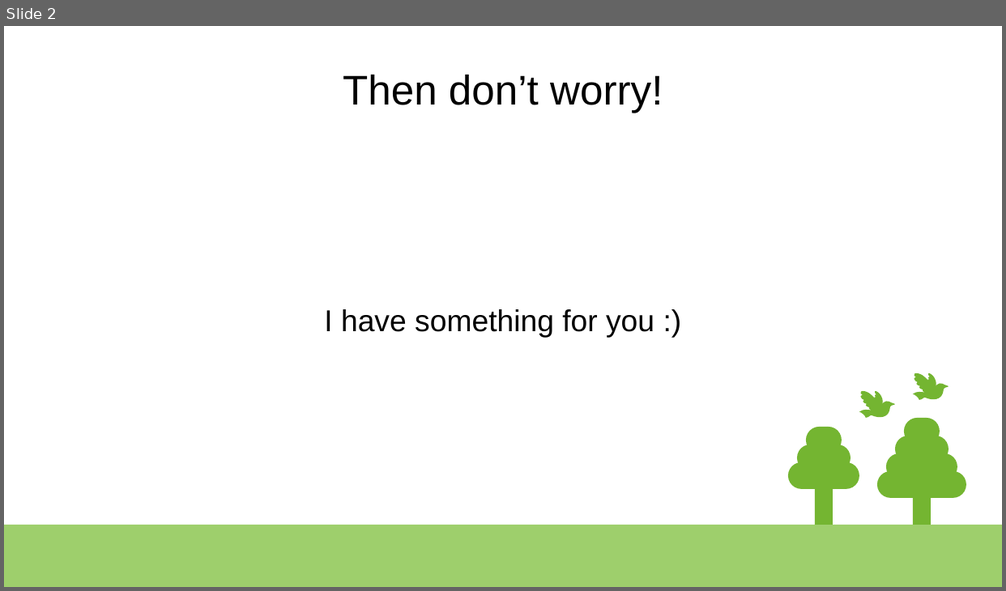
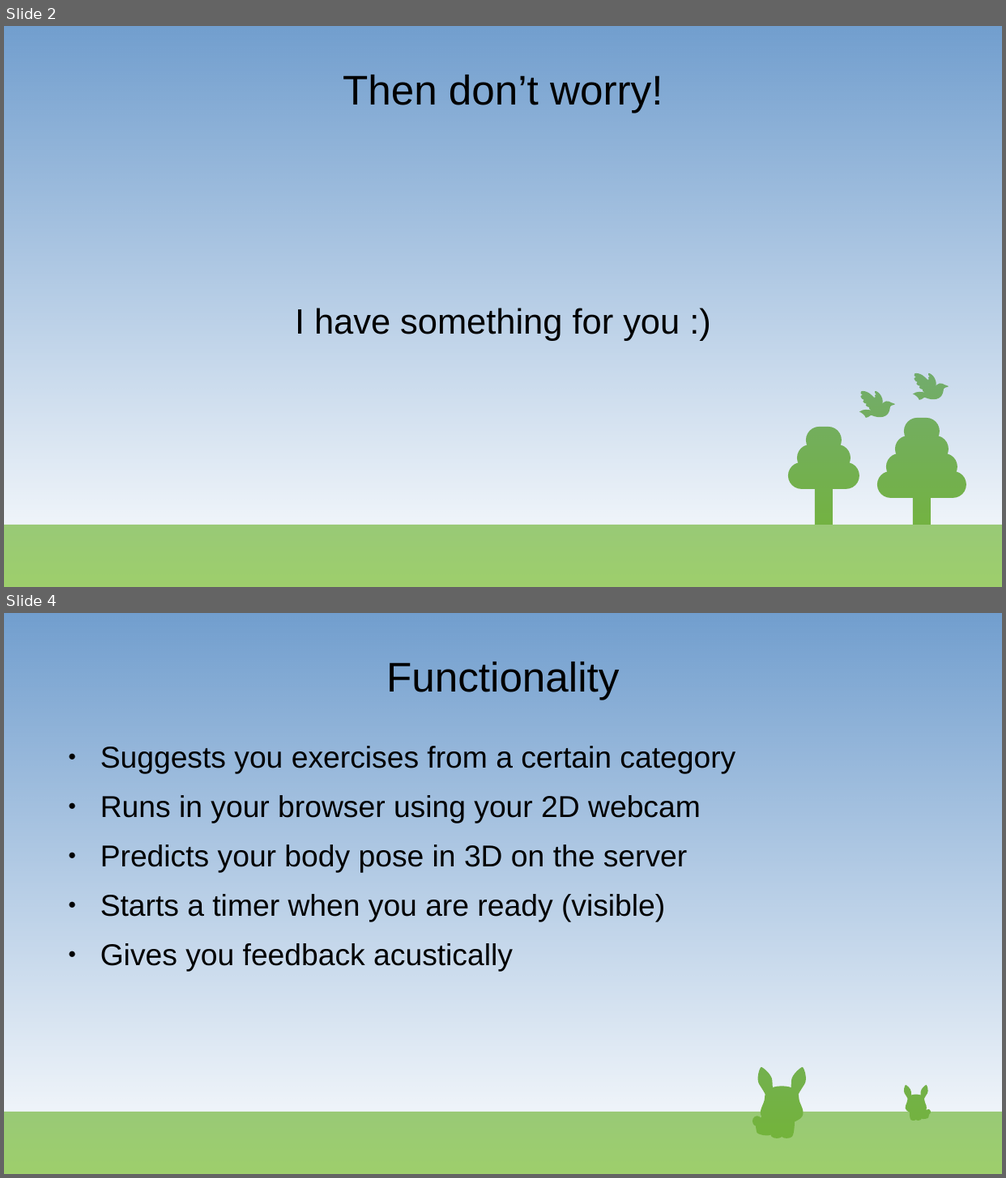
Before and after one commit to klmhsb42/yoga_coach_web, a slide deck: artifacts/docs/presentation.odp. Shown one above the other, each under a label of ours: slide 2 before the commit, slides 2 and 4 after it; the slides between them are not shown. The pictures are 1006x591 and 1006x1178 pixels, drawn with LibreOffice and Linux fonts; fonts in the diff are those of the drawing. Boxes give left, top, right and bottom in pixels: in the first picture for what was removed or moved away, otherwise in the second. Text is boxed around its words. In the diff, an @@ line names an element or a change of style, - is before the commit and + after.

```diff
--- a/artifacts/docs/presentation.odp
+++ b/artifacts/docs/presentation.odp
@@ slide 4 added at (4, 613, 1002, 1174), background #FFFFFF; not listed: 1 template element that a slide beside it also shows @@
@@ rectangle added at (4, 613, 1002, 1174), fill gradient #729FCF @@
@@ title added at (386, 662, 619, 700), 33 pt, text #000000 @@
+Functionality
@@ text added at (100, 746, 735, 972), 24 pt, text #000000 @@
+● Suggests you exercises from a certain category
+● Runs in your browser using your 2D webcam
+● Predicts your body pose in 3D on the server
+● Starts a timer when you are ready (visible)
+● Gives you feedback acustically
@@ group added at (753, 1067, 807, 1139): 23 freeform shapes @@
@@ group added at (904, 1086, 931, 1121): 23 freeform shapes @@
@@ slide 2 changed as well @@
@@ rectangle added at (4, 26, 1002, 587), fill gradient #729FCF @@
@@ text "I have something for you ..." at (295, 308, 680, 341): size 24 to 28 pt @@
```
Also in this commit, not shown: 1 other slide changed, 4 other slides added, 4 slides removed, 2 other files.
